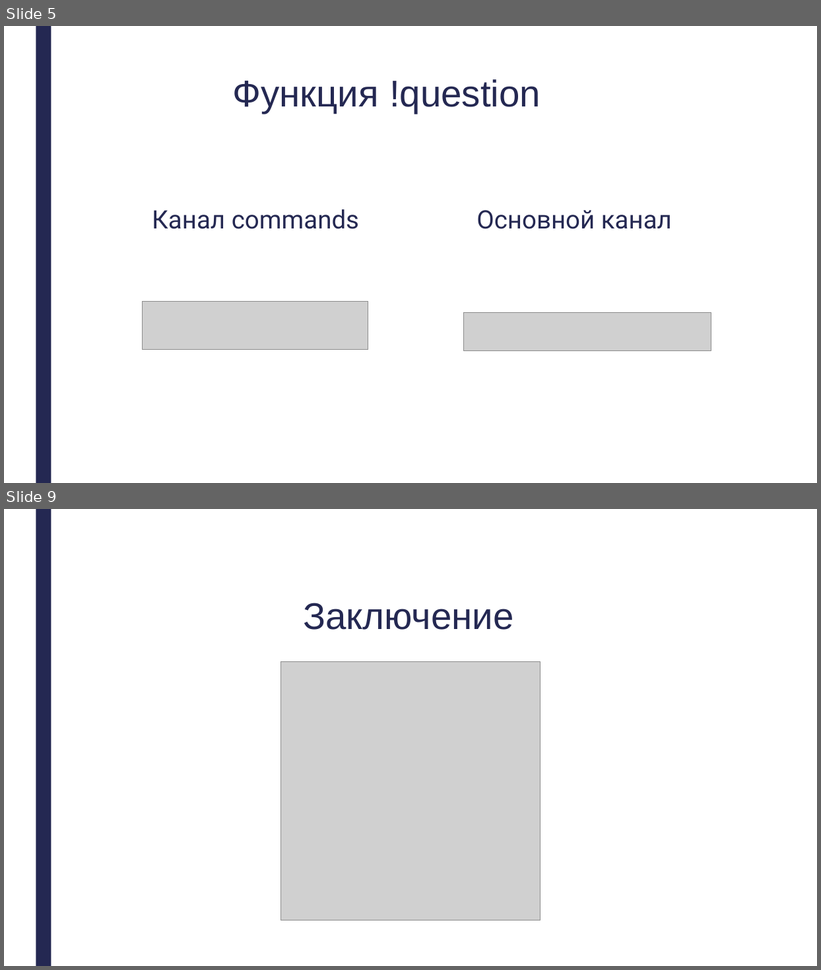
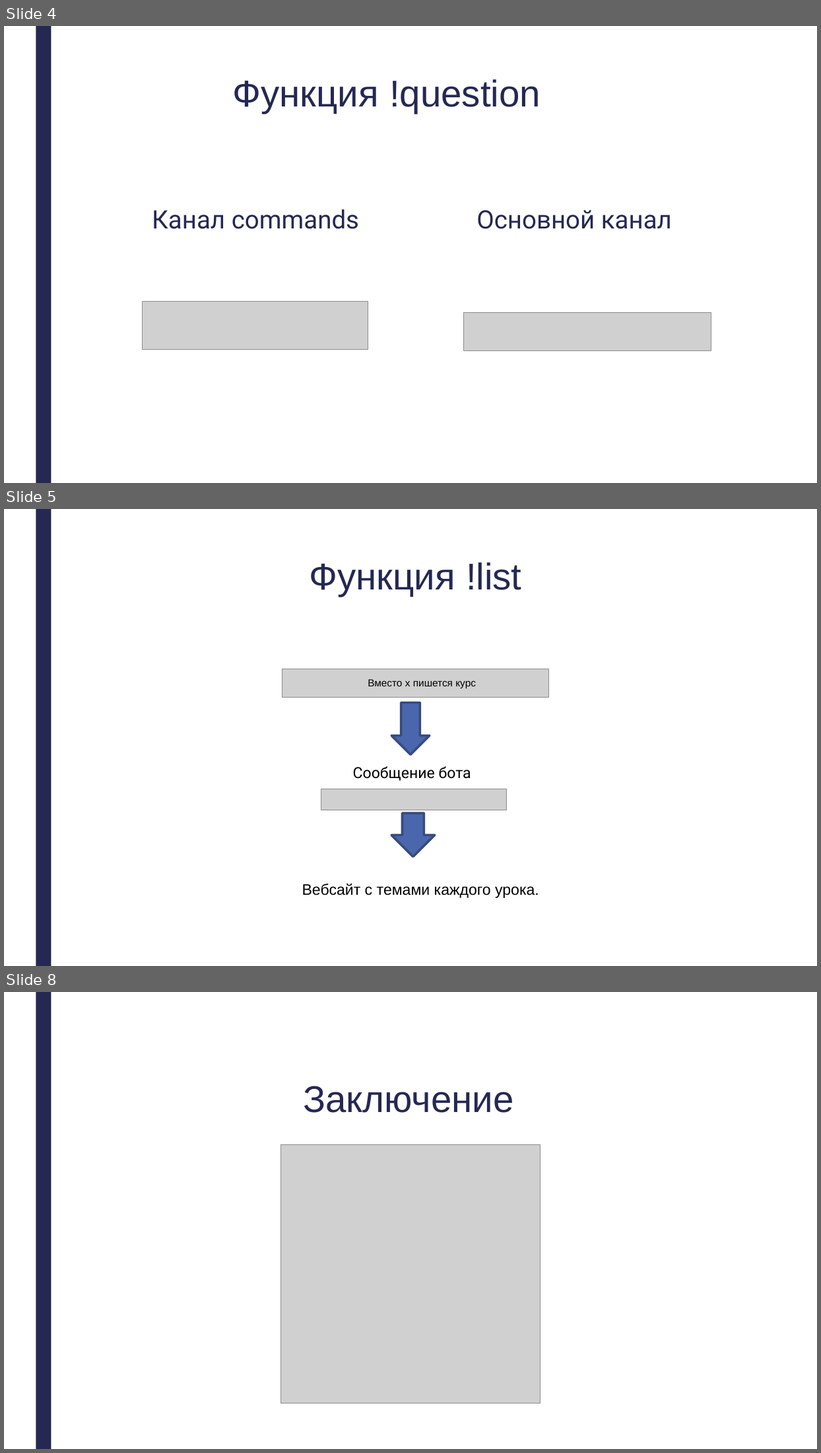
Before and after one commit to misantrhope13/discord_bot, a slide deck: data/Защита проекта/Презентация.pptx. Shown one above the other, each under a label of ours: slides 5 and 9 before the commit, slides 4, 5 and 8 after it; the slides between them are not shown. The pictures are 821x970 and 821x1453 pixels, drawn with LibreOffice and Linux fonts; fonts in the diff are those of the drawing; grey boxes stand for pictures. Boxes give left, top, right and bottom in pixels: in the first picture for what was removed or moved away, otherwise in the second. Text is boxed around its words. In the diff, an @@ line names an element or a change of style, - is before the commit and + after.

```diff
--- a/data/Защита проекта/Презентация.pptx
+++ b/data/Защита проекта/Презентация.pptx
@@ slide 5 added at (4, 509, 817, 966), background #FFFFFF; not listed: 1 template element that a slide beside it also shows @@
@@ title added at (310, 562, 522, 596), 44 pt, text #242852 @@
+Функция !list
@@ picture added at (282, 669, 549, 698) @@
@@ text added at (368, 679, 476, 689), 12 pt, text #000000 @@
+Вместо x пишется курс
@@ down arrow added at (391, 703, 429, 755), fill #4A66AC, outline #374B7F 2.75 pt @@
@@ text added at (353, 766, 471, 781), 18 pt, text #000000 @@
+Сообщение бота
@@ picture added at (321, 789, 507, 811) @@
@@ down arrow added at (391, 813, 435, 857), fill #4A66AC, outline #374B7F 2.75 pt @@
@@ text added at (302, 884, 539, 898), 18 pt, text #000000 @@
+Вебсайт с темами каждого урока.
@@ what was slide 5 is now slide 4 @@
@@ what was slide 9 is now slide 8 @@
```
Also in this commit, not shown: 3 slides changed, 1 other slide added, 3 slides removed, 1 other file.
